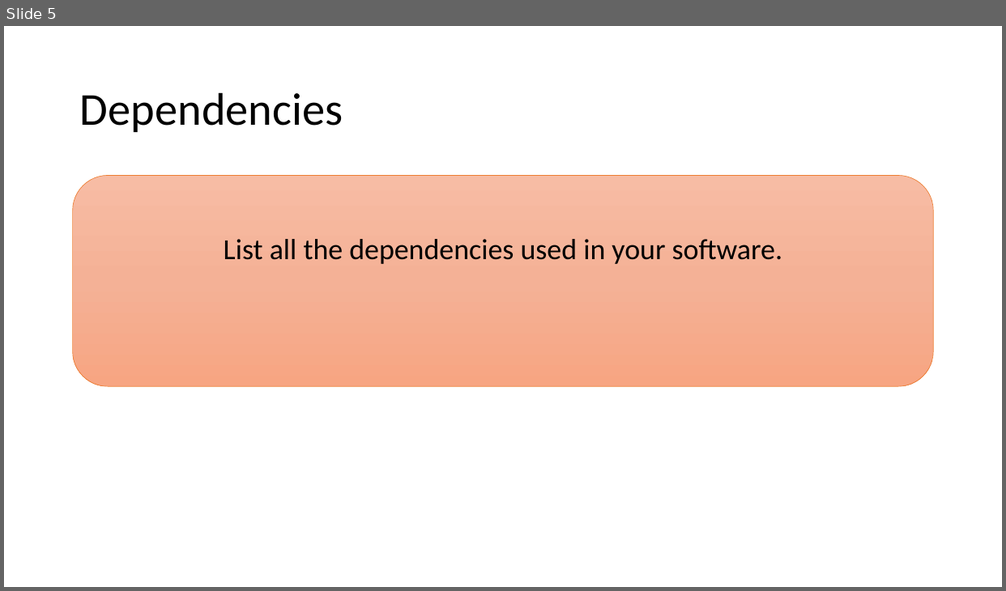
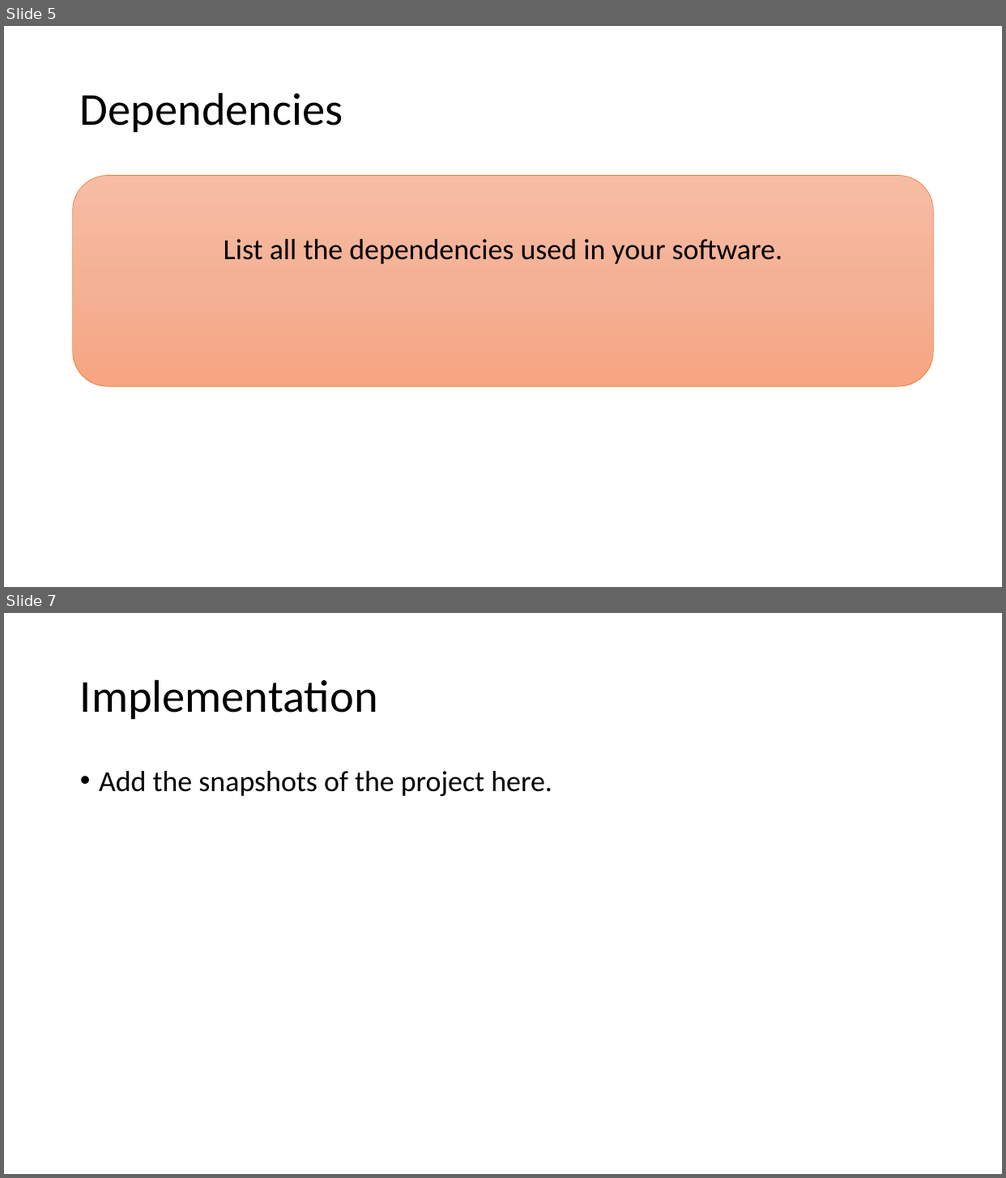
Before and after one commit to sarthakkundra/Hackcovit, a slide deck: PPT.pptx. Shown one above the other, each under a label of ours: slide 5 before the commit, slides 5 and 7 after it; the slides between them are not shown. The pictures are 1006x591 and 1006x1178 pixels, drawn with LibreOffice and Linux fonts; fonts in the diff are those of the drawing. Boxes give left, top, right and bottom in pixels: in the first picture for what was removed or moved away, otherwise in the second. Text is boxed around its words. In the diff, an @@ line names an element or a change of style, - is before the commit and + after.

```diff
--- a/PPT.pptx
+++ b/PPT.pptx
@@ slide 7 added at (4,613,1002,1174), background #FFFFFF @@
@@ title added at (80,679,378,719), 44 pt, text #000000 @@
+Implementation
@@ text added at (99,771,552,796), 28 pt, text #000000 @@
+• Add the snapshots of the project here.
```
Also in this commit, not shown: 1 slide changed, 2 other slides added, 4 other files.
